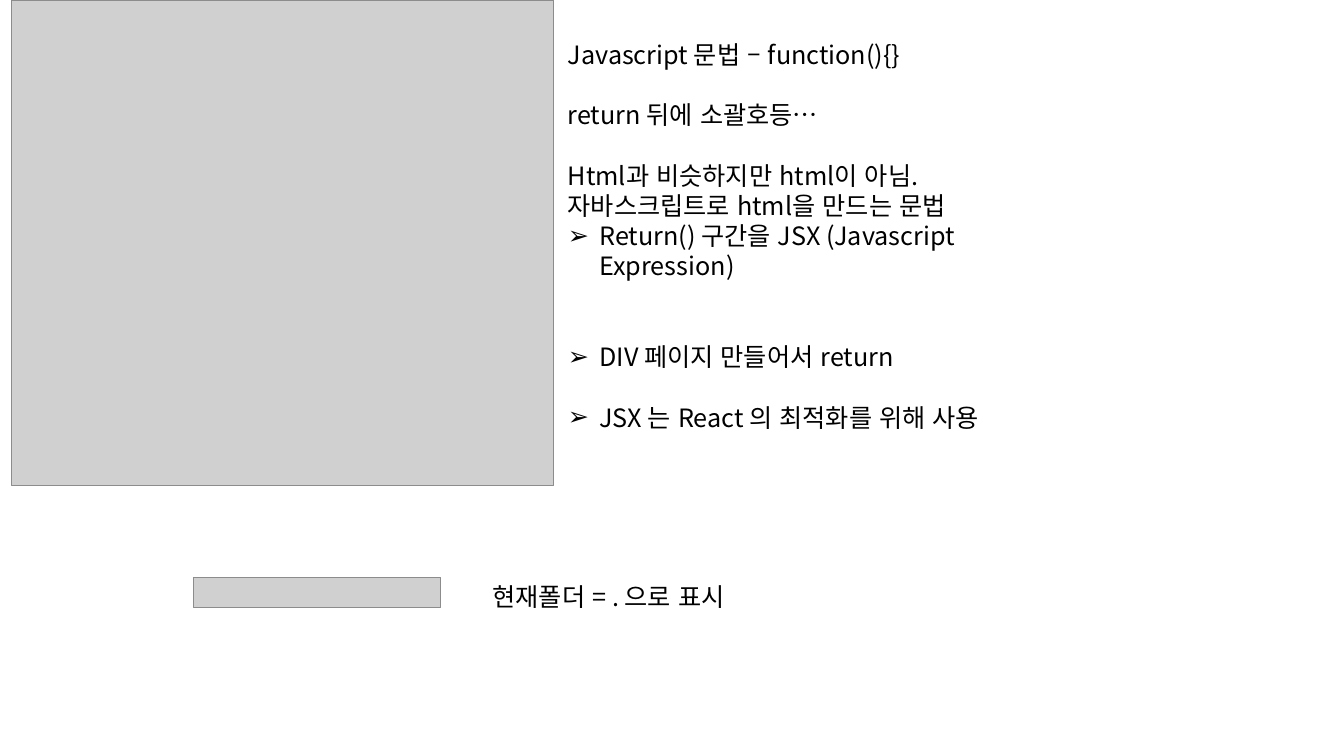
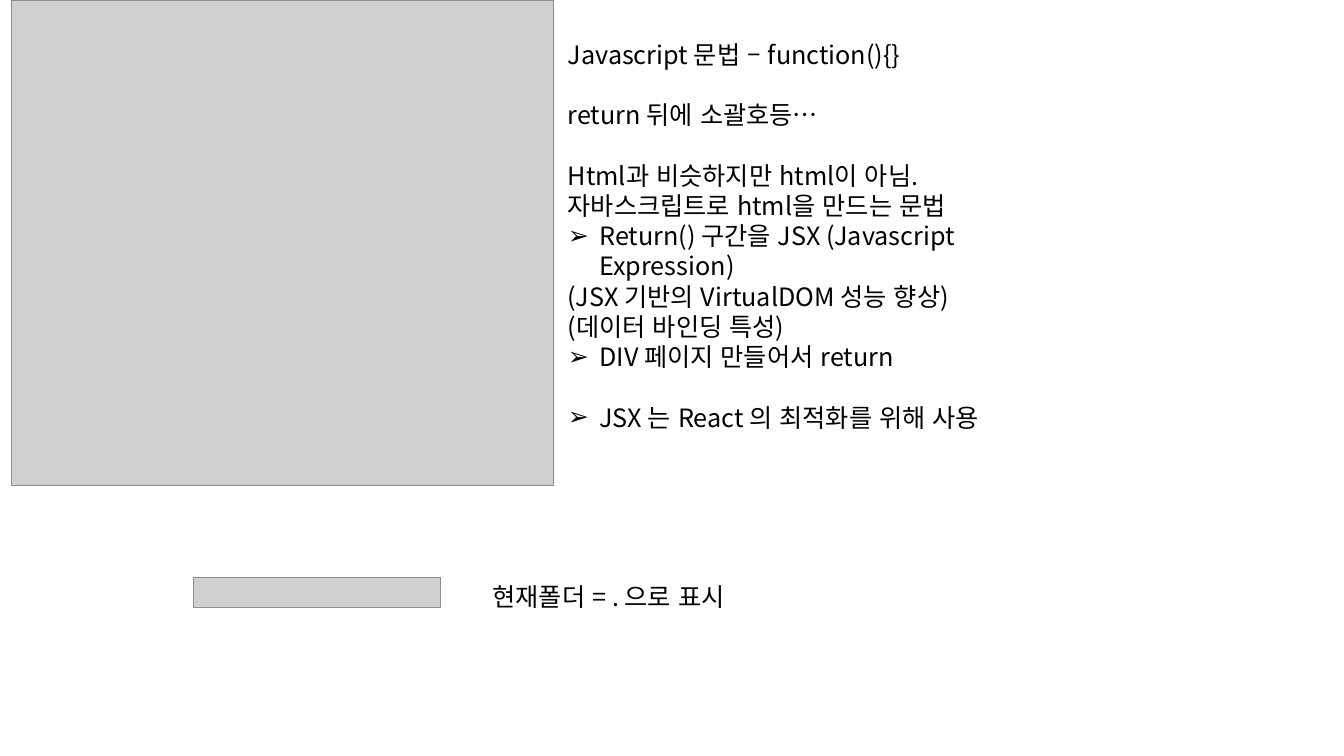
Before and after one commit to HSungJun/AfterSemi, a slide deck: slide 3 of react/React.pptx. Drawn at 1344x756 pixels with LibreOffice and Linux fonts; fonts in the diff are those of the drawing; grey boxes stand for pictures. Boxes give left, top, right and bottom in pixels: in the first picture for what was removed or moved away, otherwise in the second. Text is boxed around its words. In the diff, an @@ line names an element or a change of style, - is before the commit and + after.

```diff
--- a/react/React.pptx
+++ b/react/React.pptx
@@ text at <box>568,280,949,341</box>: paragraphs added @@
+(JSX 기반의 VirtualDOM 성능 향상)
+(데이터 바인딩 특성)
```
Also in this commit, not shown: 1 slide added, 52 other files.
